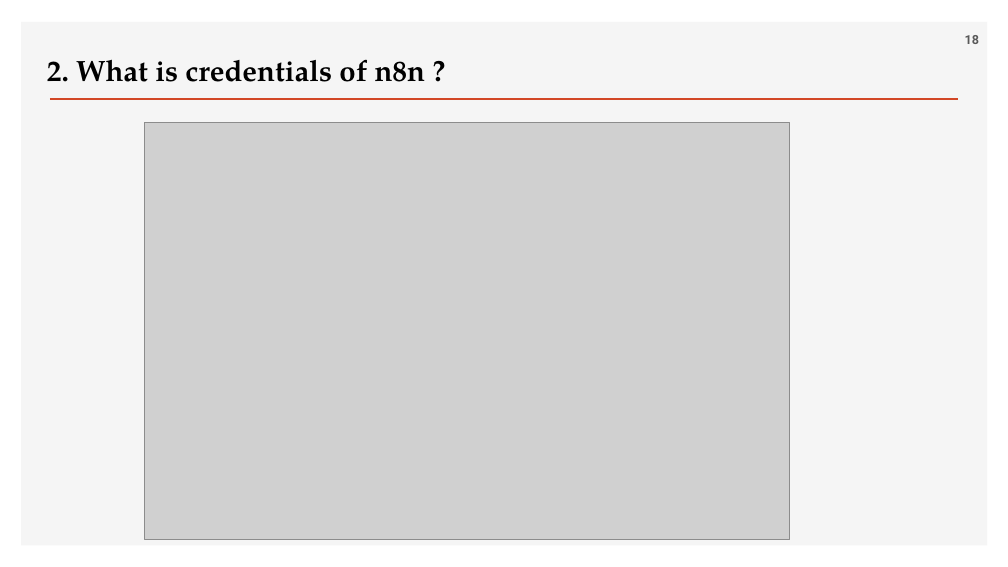
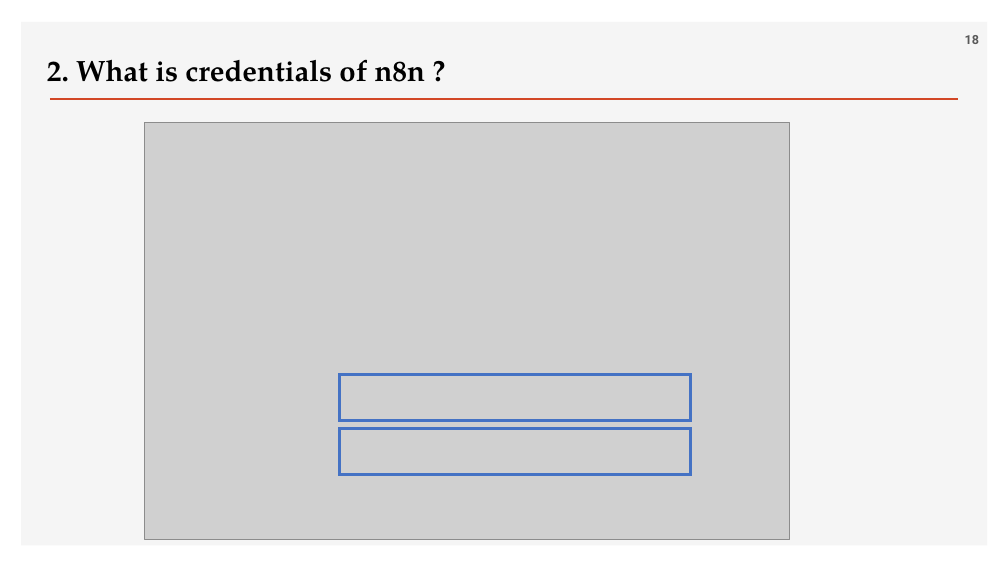
Before and after one commit to ancestor9/2026_Fall_AI-Workflow, a slide deck: slide 18 of PPTs/04_AI Workflow_n8n.pptx. Drawn at 1008x567 pixels with LibreOffice and Linux fonts; fonts in the diff are those of the drawing; grey boxes stand for pictures; background and template pictures are left out. Boxes give left, top, right and bottom in pixels: in the first picture for what was removed or moved away, otherwise in the second. Text is boxed around its words. In the diff, an @@ line names an element or a change of style, - is before the commit and + after.

```diff
--- a/PPTs/04_AI Workflow_n8n.pptx
+++ b/PPTs/04_AI Workflow_n8n.pptx
@@ rectangle added at [340, 374, 690, 420], outline #4472C4 3 pt @@
@@ rectangle added at [340, 428, 690, 474], outline #4472C4 3 pt @@
```
Also in this commit, not shown: 3 other slides changed.
